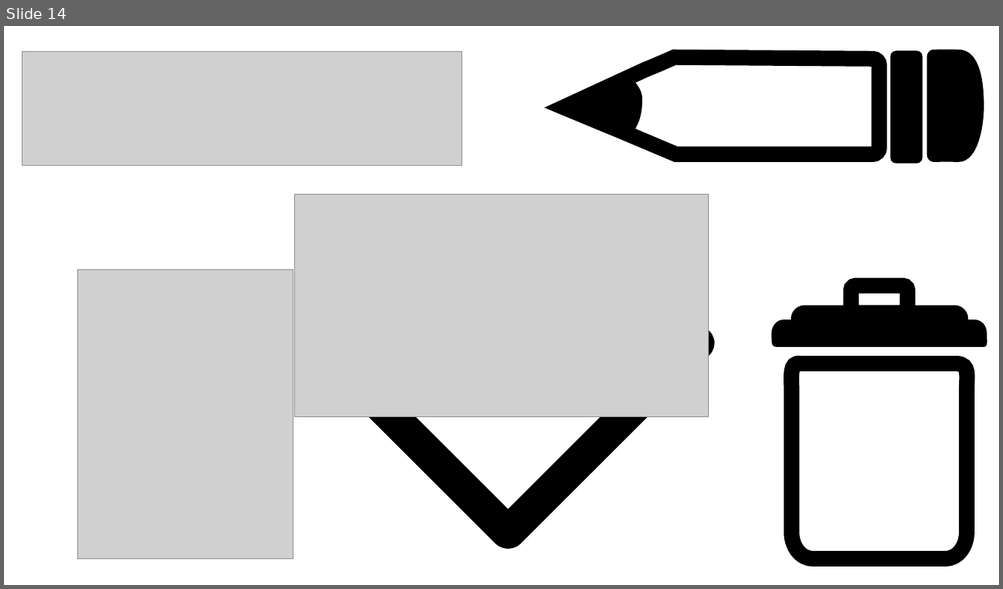
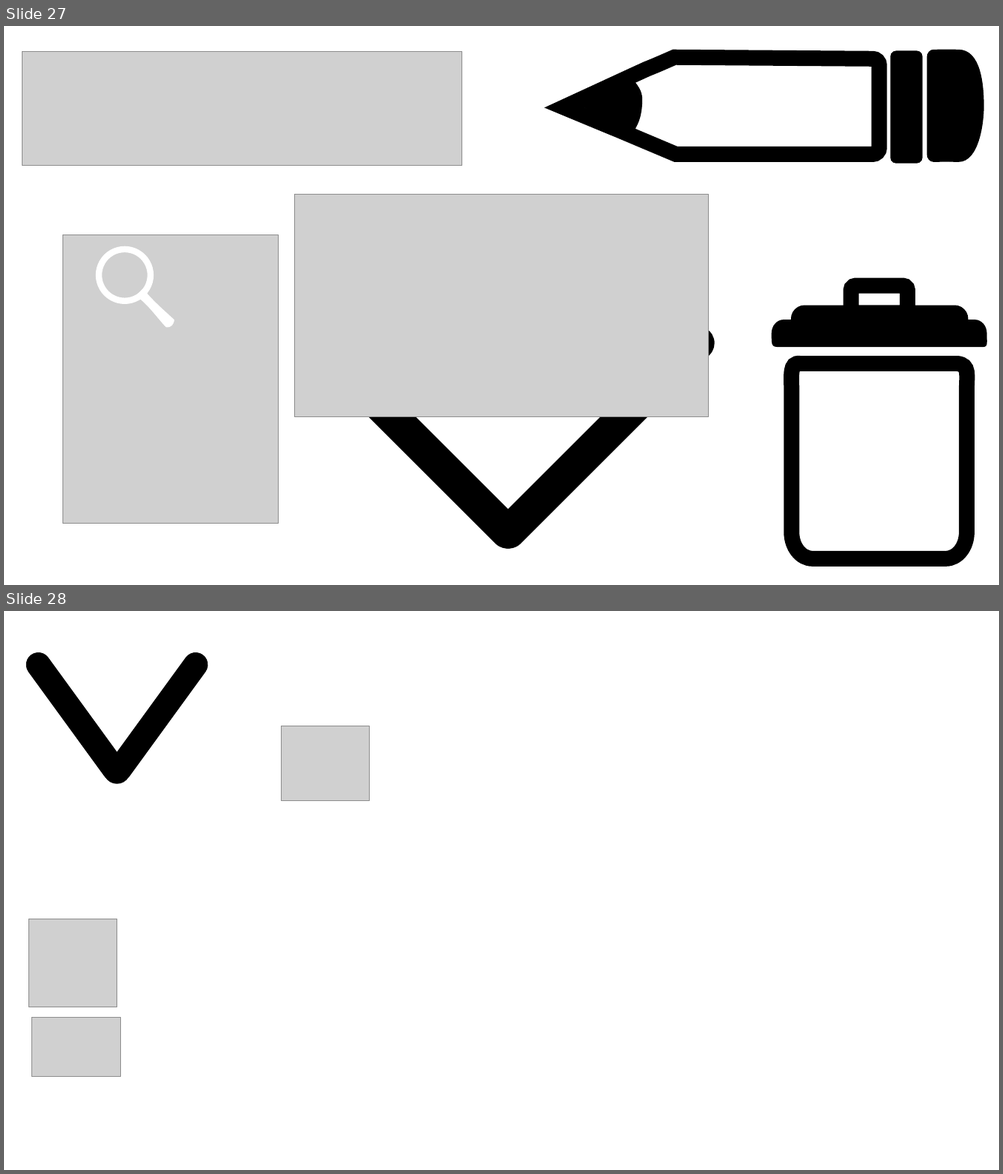
Before and after one commit to fafi-svg/App_web_vacunas, a slide deck: Documents_Desing/Diseños_veterinaria_vacunas.pptx. Shown one above the other, each under a label of ours: slide 14 before the commit, slides 27 and 28 after it. The pictures are 1003x589 and 1003x1174 pixels, drawn with LibreOffice and Linux fonts; fonts in the diff are those of the drawing; grey boxes stand for pictures. Boxes give left, top, right and bottom in pixels: in the first picture for what was removed or moved away, otherwise in the second. Text is boxed around its words. In the diff, an @@ line names an element or a change of style, - is before the commit and + after.

```diff
--- a/Documents_Desing/Diseños_veterinaria_vacunas.pptx
+++ b/Documents_Desing/Diseños_veterinaria_vacunas.pptx
@@ slide 28 added at (x1=4, y1=611, x2=999, y2=1170), background #FFFFFF @@
@@ rounded rectangle added at (x1=21, y1=647, x2=131, y2=786), fill #000000 @@
@@ rounded rectangle added at (x1=102, y1=647, x2=213, y2=786), fill #000000 @@
@@ picture added at (x1=281, y1=726, x2=369, y2=801) @@
@@ ellipse added at (x1=103, y1=758, x2=130, y2=784), fill #000000 @@
@@ picture added at (x1=28, y1=919, x2=116, y2=1007) @@
@@ picture added at (x1=31, y1=1019, x2=120, y2=1077) @@
@@ what was slide 14 is now slide 27 @@
@@ slide 27 changed as well @@
@@ picture moved from (x1=77, y1=270, x2=293, y2=559) to (x1=62, y1=235, x2=278, y2=524) @@
@@ ellipse added at (x1=99, y1=249, x2=151, y2=301), outline #FFFFFF 6 pt @@
@@ freeform shape added at (x1=135, y1=289, x2=176, y2=329), fill #FFFFFF @@
```
Also in this commit, not shown: 3 other slides changed, 16 other slides added, 3 slides removed.
